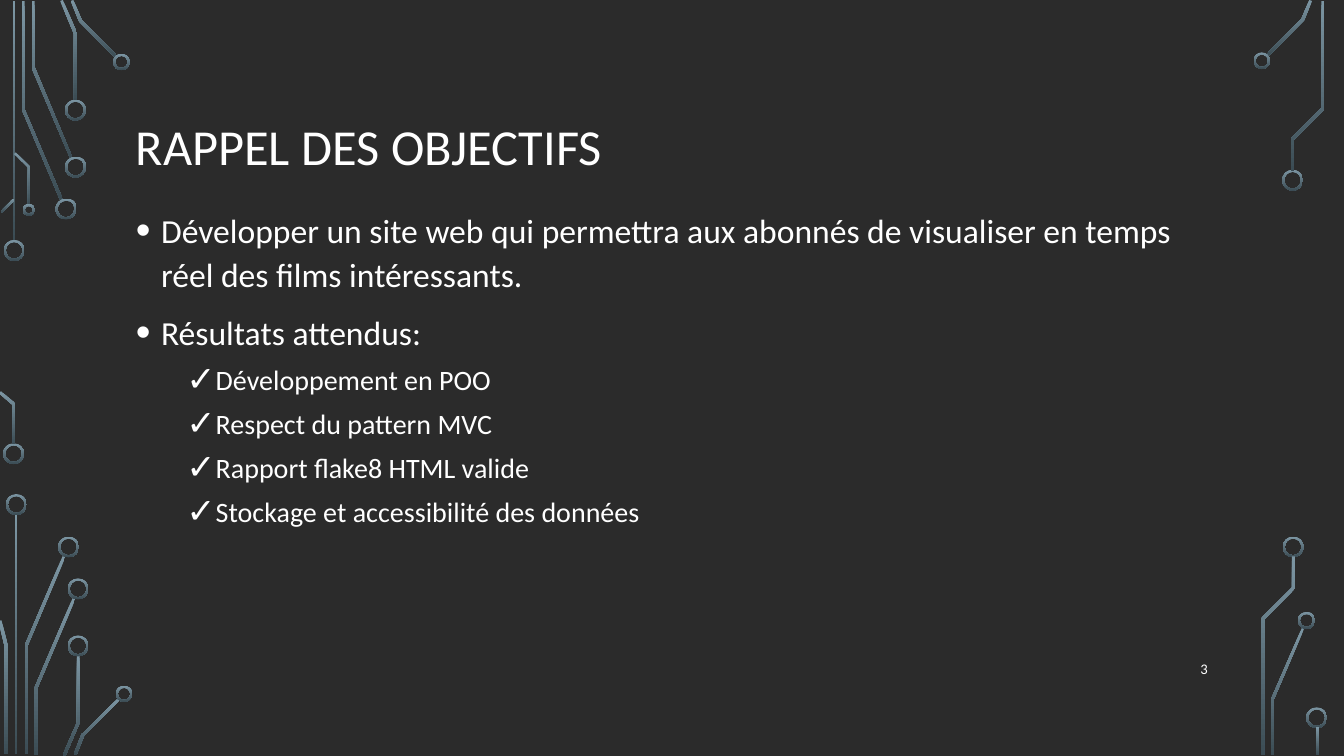
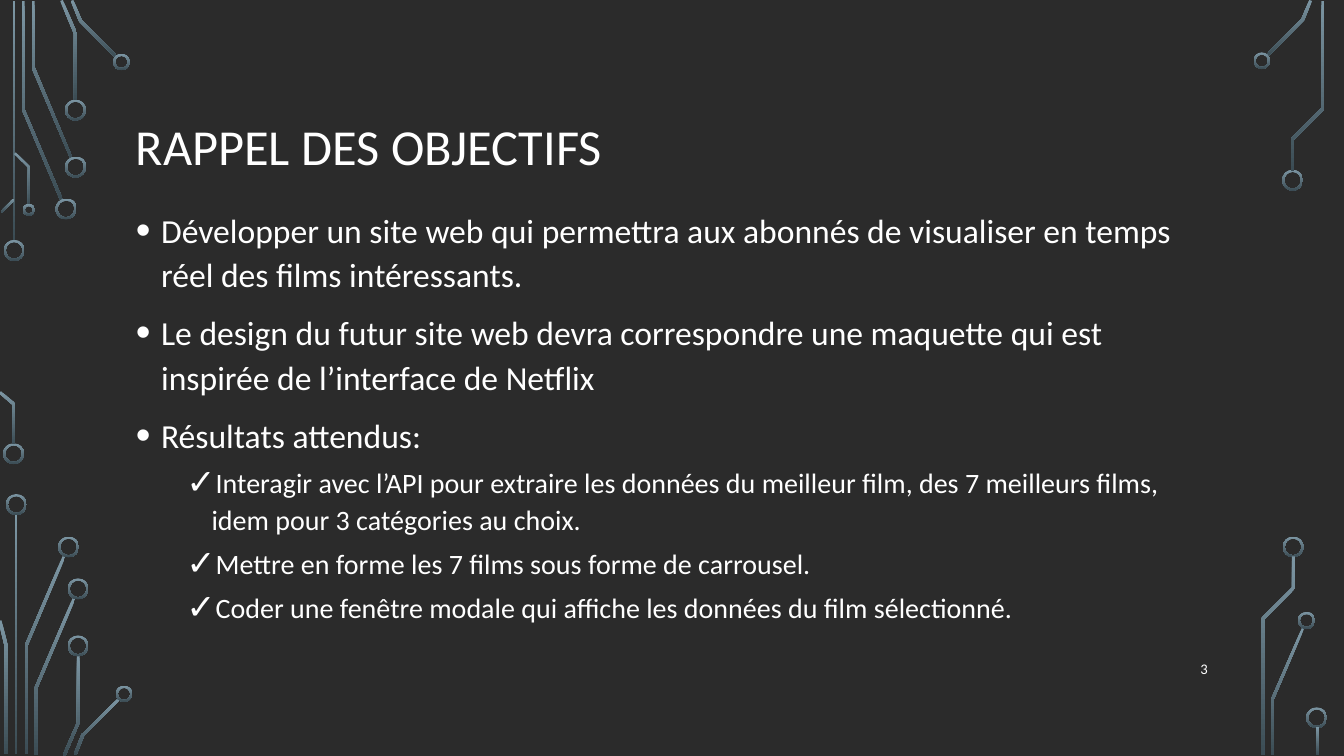
Before and after one commit to gmaOCR/TP6, a slide deck: slide 3 of TP6.odp. Drawn at 1344x756 pixels with LibreOffice and Linux fonts; fonts in the diff are those of the drawing; background and template pictures are left out; a plain dark background stands for a picture behind light text. Boxes give left, top, right and bottom in pixels: in the first picture for what was removed or moved away, otherwise in the second. Text is boxed around its words. In the diff, an @@ line names an element or a change of style, - is before the commit and + after.

```diff
--- a/TP6.odp
+++ b/TP6.odp
@@ text at box(161, 321, 1102, 396): paragraph added @@
+• Le design du futur site web devra correspondre une maquette qui est inspirée de l’interface de Netflix
@@ text at box(212, 473, 1158, 623): text changed @@
-  ✓ Développement en POO
-  ✓ Respect du pattern MVC
-  ✓ Rapport flake8 HTML valide
-  ✓ Stockage et accessibilité des données
+  ✓ Interagir avec l’API pour extraire les données du meilleur film, des 7 meilleurs films, idem pour 3 catégories au choix.
+  ✓ Mettre en forme les 7 films sous forme de carrousel.
+  ✓ Coder une fenêtre modale qui affiche les données du film sélectionné.
```
Also in this commit, not shown: 3 other slides changed, 1 other file.
